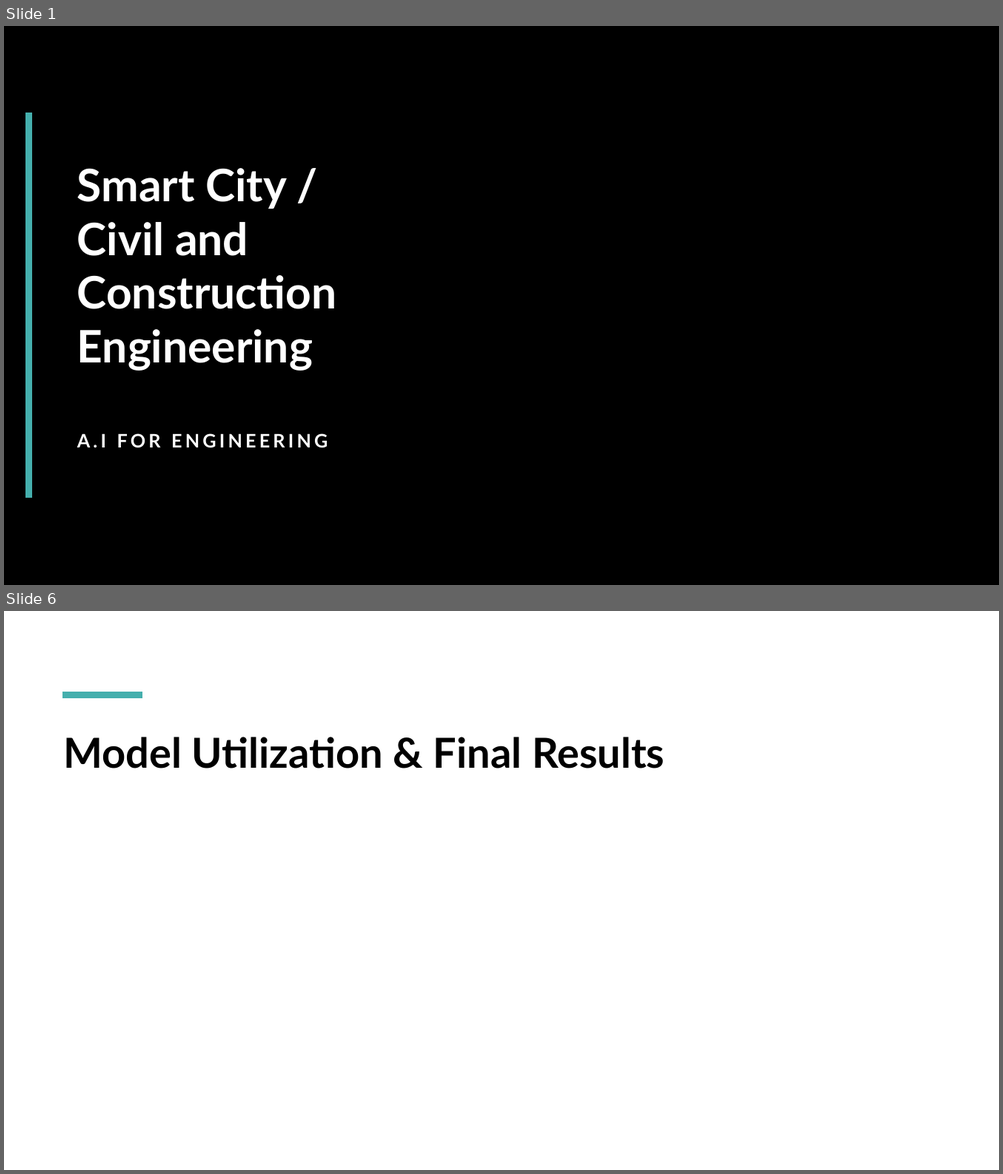
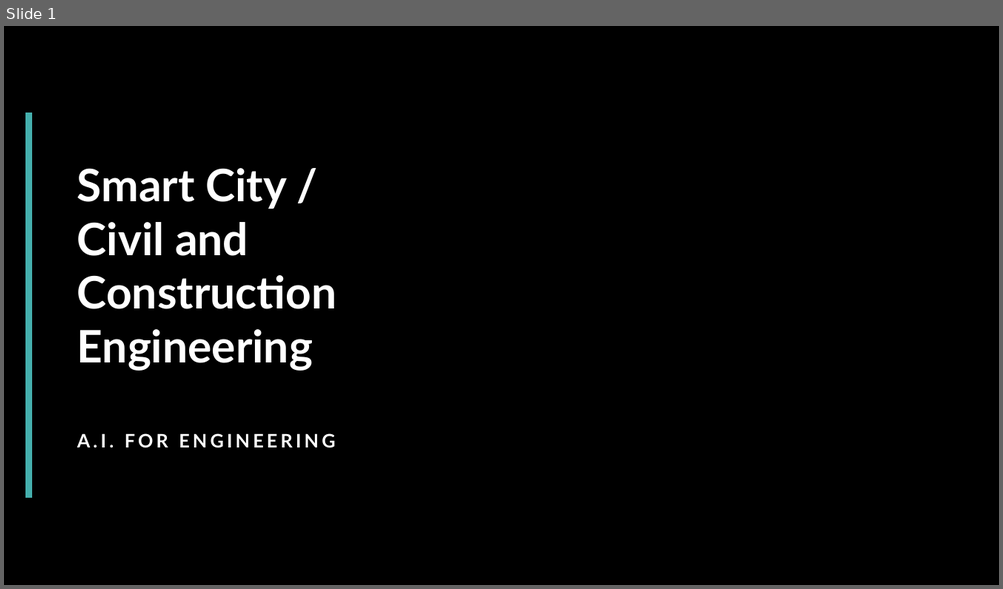
Before and after one commit to kinqsradio/COS40007-Artificial-Intelligence-for-Engineering, a slide deck: group_assignment/presentation/presentation.pptx. Shown one above the other, each under a label of ours: slides 1 and 6 before the commit, slide 1 after it; the slides between them are not shown. The pictures are 1003x1174 and 1003x589 pixels, drawn with LibreOffice and Linux fonts; fonts in the diff are those of the drawing; background and template pictures are left out. Boxes give left, top, right and bottom in pixels: in the first picture for what was removed or moved away, otherwise in the second. Text is boxed around its words. In the diff, an @@ line names an element or a change of style, - is before the commit and + after.

```diff
--- a/group_assignment/presentation/presentation.pptx
+++ b/group_assignment/presentation/presentation.pptx
@@ slide 6 removed at (4,611,999,1170), background #FFFFFF @@
@@ line removed from (62, 695) to (142, 695) @@
@@ title removed at (64,737,664,769) @@
-Model Utilization & Final Results
@@ slide 1 changed as well @@
@@ subtitle at (77,434,335,449): text changed @@
-A.I FOR ENGINEERING
+A.I. FOR ENGINEERING
```
Also in this commit, not shown: 1 other slide changed, 5 slides added, 3 other slides removed.
